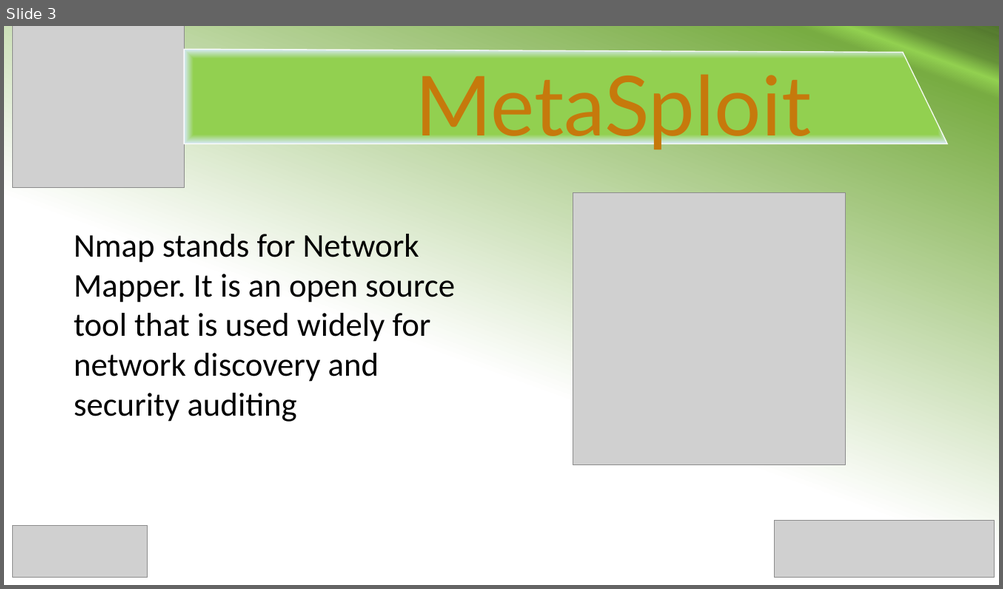
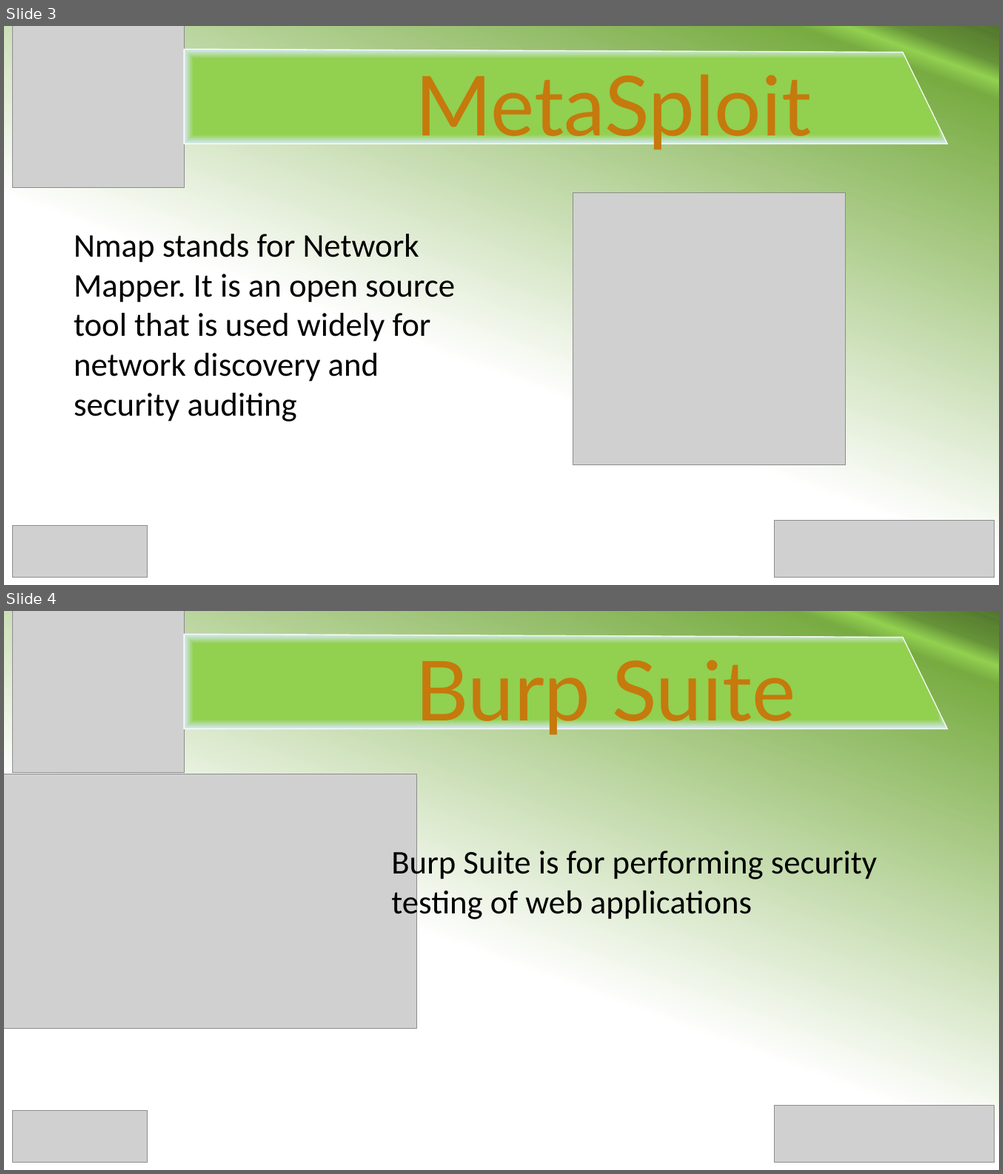
Before and after one commit to SabitDeepto/IIDP, a slide deck: class 8/6.Ethics in IT/2. Presentation/Ethics 5.pptx. Shown one above the other, each under a label of ours: slide 3 before the commit, slides 3 and 4 after it. The pictures are 1003x589 and 1003x1174 pixels, drawn with LibreOffice and Linux fonts; fonts in the diff are those of the drawing; grey boxes stand for pictures. Boxes give left, top, right and bottom in pixels: in the first picture for what was removed or moved away, otherwise in the second. Text is boxed around its words. In the diff, an @@ line names an element or a change of style, - is before the commit and + after.

```diff
--- a/class 8/6.Ethics in IT/2. Presentation/Ethics 5.pptx
+++ b/class 8/6.Ethics in IT/2. Presentation/Ethics 5.pptx
@@ slide 4 added at (4, 611, 999, 1170), background gradient #FFFFFF to #78AC42 to #92D050 to #659138 to #5C8433 to #557A2F to #577D30 to #52762D @@
@@ picture added at (13, 611, 184, 773) @@
@@ freeform shape added at (184, 634, 947, 729), fill gradient #92D050 to #D8E9FA, outline #FFFFFF 1 pt @@
@@ text added at (415, 660, 795, 735), 80 pt, text #C6790C @@
+Burp Suite
@@ picture added at (4, 775, 417, 1029) @@
@@ text added at (391, 846, 876, 923), 32 pt, text #000000 @@
+Burp Suite is for performing security testing of web applications
@@ picture added at (13, 1111, 148, 1162) @@
@@ picture added at (774, 1105, 994, 1163) @@
```
Also in this commit, not shown: 3 other slides added, 28 other files.
